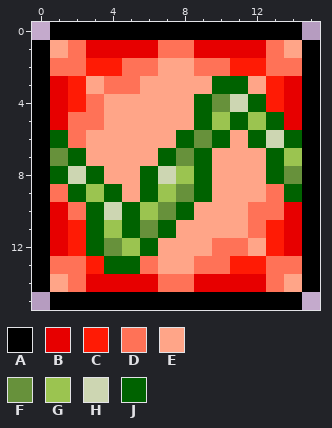
Edited in one commit: pixel-art sprite (GreenHell/Buffs/EmbrambledDeBuff.png). That is the earlier state.
The file is 32x32 pixels, drawn in blocks of 2x2; one block is one cell here.
Palette (. is transparent): A #000000  B #e70000  C #ff1b05  D #ff7257  E #ffa588  F #67913b  G #9bc450  H #cdd6b2  J #006200
After the commit:
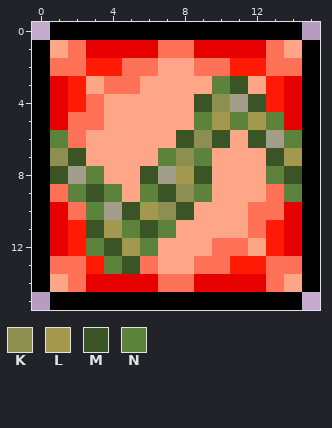
Colours new in this view: K #8d8f51  L #a2994e  M #3b5426  N #5c823b
What changed:
@@ palette @@
-H #cdd6b2
+H #a39e89
@@ x 0..15 @@
  2 ADDCCDDEEDDCCDDA
- 3 ABCEDDEEEEJJECBA
- 4 ABCDEEEEEJFHJCBA
- 5 ABDDEEEEEJGJGJBA
- 6 AJDEEEEEJFJEJHJA
- 7 AFJEEEEJFJEEEJGA
- 8 AJHJEEJHGJEEEJFA
- 9 ADJGJEJGFJEEEDJA
-10 ABDJHJGFJEEEDDBA
-11 ABCJGJFJEEEEDCBA
-12 ABCJFGJEEEDDECBA
-13 ADDCJJDEEDDCCDDA
+ 3 ABCEDDEEEENMECBA
+ 4 ABCDEEEEEMKHMCBA
+ 5 ABDDEEEEENLNLNBA
+ 6 ANDEEEEEMKMEMHNA
+ 7 AKMEEEENKNEEEMLA
+ 8 AMHNEEMHLMEEENMA
+ 9 ADNMNENMKNEEEDNA
+10 ABDNHMLKMEEEDDBA
+11 ABCMLNMNEEEEDCBA
+12 ABCNMLNEEEDDECBA
+13 ADDCNMDEEDDCCDDA
 14 AEDBBBBDDBBBBDEA
